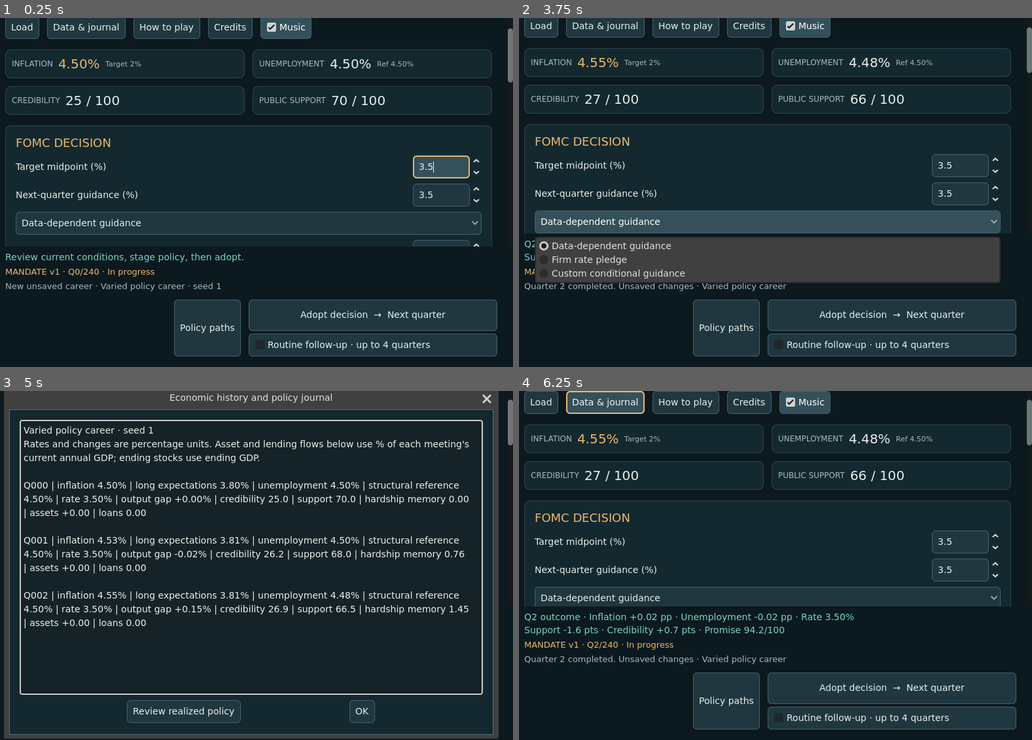
Above: before the commit, frames 1-4 (two rows, left to right).
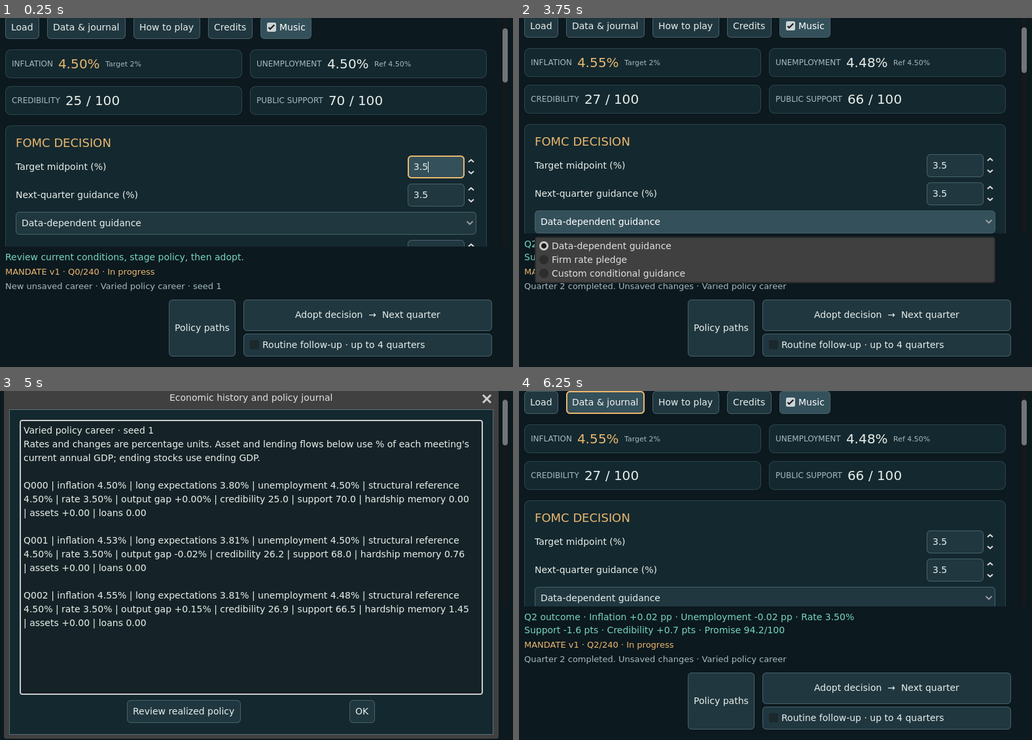
Above: after the commit, the same moments.

Repository: ihearttokyo/fed-chairman-game
Game: Godot game, scene res://main.tscn
Two runs of this game, one before a commit and one after it. Both use one fixed random seed, a clock stepped at 60 frames per second and the inputs below. Sound files missing from this copy of the repository are replaced by a short silence.
Inputs:
- Up to frame 1 (0.25 s): no input
- Up to frame 2 (3.75 s): click "Adopt decision → Next quarter" at 0.5 s; click "Adopt decision → Next quarter" at 1.25 s; click "Data & journal" at 2 s; click "OK" at 2.75 s; click "Data-dependent guidance" at 3.5 s
- Up to frame 3 (5 s): click "Data & journal" at 4.25 s
- Up to frame 4 (6.25 s): click "OK" at 5 s; click "Reinvest principal" at 5.75 s

The runs differ from the first frame. In frame 1, 3.1% of the frame differs, in the area x 32-100%, y 3-97%; in frame 2, 3.1%; in frame 3, 0.3%; in frame 4, 2.9%.

Commit message:
Fix footer wrap hysteresis by reserving the scrollbar gutter

Diff:
--- a/game/play/main.gd
+++ b/game/play/main.gd
@@ -138,6 +138,9 @@
 	overflow_scroll = ScrollContainer.new()
 	overflow_scroll.set_anchors_and_offsets_preset(Control.PRESET_FULL_RECT)
 	overflow_scroll.follow_focus = true
+	# Keep wrapped footer width identical with and without vertical overflow.
+	# Breakpoint reservation alone cannot prevent scrollbar-induced height hysteresis.
+	overflow_scroll.vertical_scroll_mode = ScrollContainer.SCROLL_MODE_RESERVE
 	add_child(overflow_scroll)
 	var layout := VBoxContainer.new()
 	layout.size_flags_horizontal = Control.SIZE_EXPAND_FILL
--- a/game/tests/compact_ui_test.gd
+++ b/game/tests/compact_ui_test.gd
@@ -165,6 +165,64 @@
 		await settle_layout()
 	check(not row.vertical and game.overflow_scroll.get_v_scroll_bar().max_value <= game.overflow_scroll.get_v_scroll_bar().page + 0.5, "shrink/regrow returns fitting horizontal actions and pinned footer independent of resize history")
 	check(resize_snapshot(game) == preserved and edit.has_focus(), "height boundary crossings preserve the selected policy draft and career")
+	await check_footer_wrap_history(game, density, edit, reserve)
+	check(resize_snapshot(game) == preserved and edit.has_focus(), "footer wrap fixture restores the original native font, feedback, draft and career")
+
+func check_footer_wrap_history(game: Control, density: float, edit: LineEdit, reserve: float) -> void:
+	var scroll: ScrollContainer = game.overflow_scroll
+	var layout: Control = scroll.get_child(0)
+	var feedback: Label = game.consequence
+	var original_mode := scroll.vertical_scroll_mode
+	var original_text := feedback.text
+	var had_font_override := feedback.has_theme_font_override("font")
+	var original_font := feedback.get_theme_font("font")
+	# The engine's embedded font makes this native Label fixture independent of
+	# Avenir/DejaVu availability. Keep the production font size and target sizes.
+	var font := ThemeDB.fallback_font
+	var font_size := feedback.get_theme_font_size("font_size")
+	feedback.add_theme_font_override("font", font)
+	var width := ceili(game._row_minimum(game.action_buttons) + reserve)
+	var gutter := scroll.get_v_scroll_bar().get_combined_minimum_size().x
+	var wide := float(width - 48) # Existing footer's two 24-point margins.
+	var text := "Policy outcome "
+	while font.get_string_size(text, HORIZONTAL_ALIGNMENT_LEFT, -1, font_size).x <= wide - gutter:
+		text += "."
+	var text_width := font.get_string_size(text, HORIZONTAL_ALIGNMENT_LEFT, -1, font_size).x
+	check(text_width > wide - gutter and text_width <= wide, "native footer text fits only before an automatic scrollbar consumes its gutter")
+	feedback.text = text
+	await settle_layout()
+	var fixture_preserved := resize_snapshot(game)
+	# AUTO is the negative control: this exact text must wrap and stick after
+	# shrink/regrow. The unchanged production mode must keep a constant width.
+	for negative_control in [true, false]:
+		scroll.vertical_scroll_mode = ScrollContainer.SCROLL_MODE_AUTO if negative_control else original_mode
+		root.size = Vector2i((Vector2(width, 700) * density).round())
+		await settle_layout()
+		var height := ceili(layout.get_combined_minimum_size().y)
+		var widths: Array[float] = []
+		var lines: Array[int] = []
+		var overflowing: Array[bool] = []
+		for logical in [Vector2i(width, height + 1), Vector2i(width, height - 1), Vector2i(width, height + 1)]:
+			root.size = Vector2i((Vector2(logical) * density).round())
+			await settle_layout()
+			widths.append(layout.size.x)
+			lines.append(feedback.get_line_count())
+			var bar := scroll.get_v_scroll_bar()
+			overflowing.append(bar.max_value > bar.page + 0.5)
+			check(resize_snapshot(game) == fixture_preserved and edit.has_focus(), "native footer boundary fixture preserves selection, focus, career, preview, fonts and targets without forecasts")
+		var vertical := scroll.get_v_scroll_bar()
+		var pinned := vertical.max_value <= vertical.page + 0.5
+		if negative_control:
+			check(not pinned and overflowing == [false, true, true] and lines == [1, 2, 2] and is_equal_approx(widths[0] - widths[1], gutter) and is_equal_approx(widths[1], widths[2]), "AUTO negative control reproduces gutter-induced wrapping and footer hysteresis")
+		else:
+			check(pinned and overflowing == [false, true, false] and not game.action_buttons.vertical and lines == [2, 2, 2] and is_equal_approx(widths[0], width - gutter) and is_equal_approx(widths[0], widths[1]) and is_equal_approx(widths[1], widths[2]), "reserved native scrollbar gutter keeps footer width and wrapping stable through height +/-1 shrink/regrow")
+		print("FOOTER_WRAP_HISTORY: negative_control=%s widths=%s lines=%s overflowing=%s pinned=%s" % [negative_control, widths, lines, overflowing, pinned])
+	feedback.text = original_text
+	if had_font_override:
+		feedback.add_theme_font_override("font", original_font)
+	else:
+		feedback.remove_theme_font_override("font")
+	await settle_layout()
 
 func check_small_actions(game: Control, density: float) -> void:
 	root.size = Vector2i((Vector2(800, 240) * density).round())
